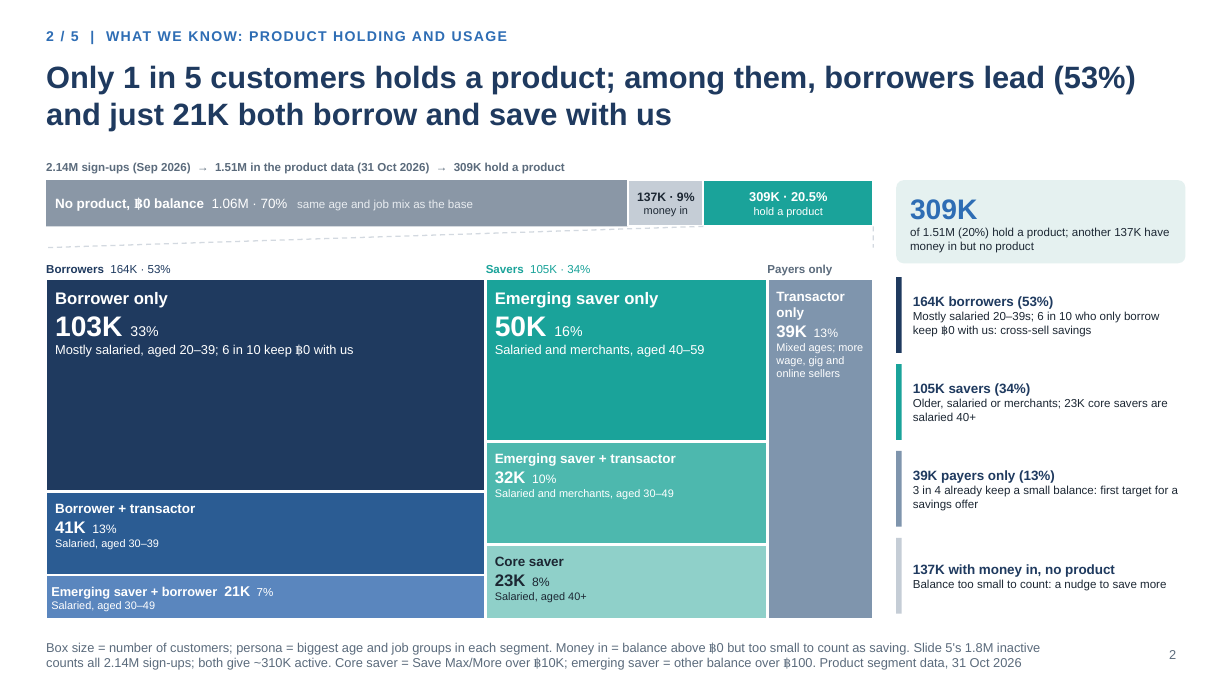
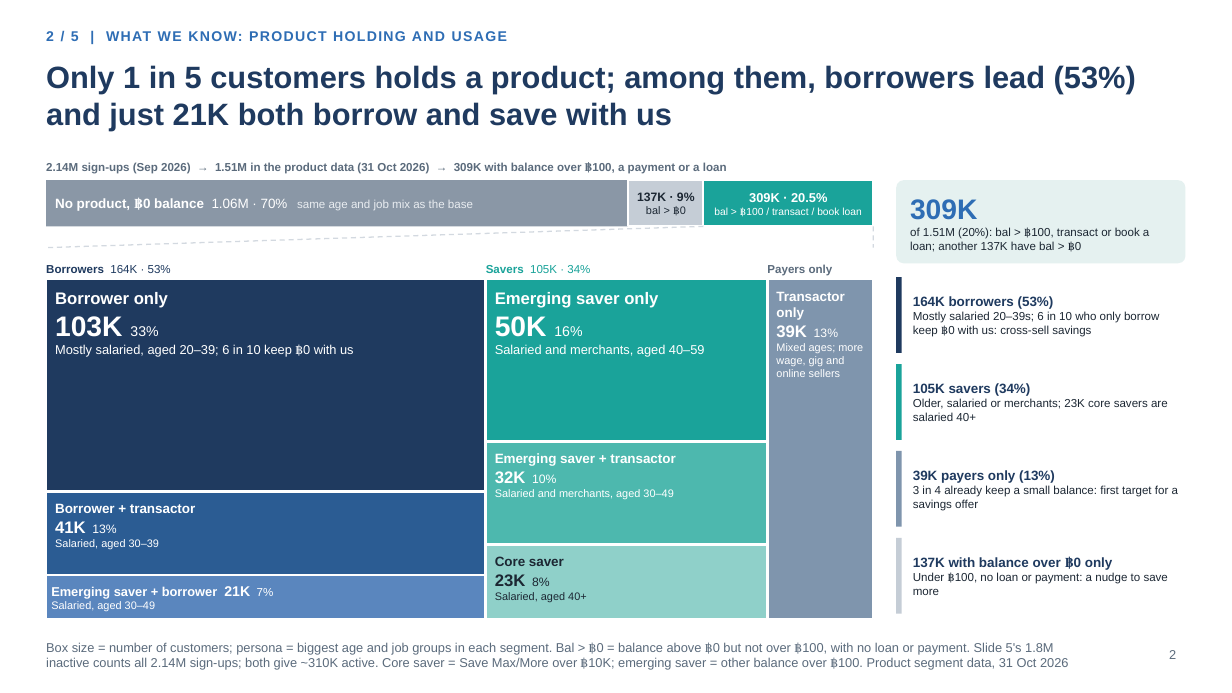
Before and after one commit to hweisim/claude_code, a slide deck: slide 2 of clicx_insights/CLICX_2027_Board_Storyline.pptx. Drawn at 1232x693 pixels with LibreOffice and Linux fonts; fonts in the diff are those of the drawing; background and template pictures are left out. Boxes give left, top, right and bottom in pixels: in the first picture for what was removed or moved away, otherwise in the second. Text is boxed around its words. In the diff, an @@ line names an element or a change of style, - is before the commit and + after.

```diff
--- a/clicx_insights/CLICX_2027_Board_Storyline.pptx
+++ b/clicx_insights/CLICX_2027_Board_Storyline.pptx
@@ text at <box>46,162,727,174</box>: text changed @@
-2.14M sign-ups (Sep 2026) → 1.51M in the product data (31 Oct 2026) → 309K hold a product
+2.14M sign-ups (Sep 2026) → 1.51M in the product data (31 Oct 2026) → 309K with balance over ฿100, a payment or a loan
@@ text in rectangle at <box>646,206,686,215</box>: text changed @@
-money in
+bal > ฿0
@@ text in rectangle at <box>714,207,861,217</box>: text changed; size 8.5 to 8 pt @@
-hold a product
+bal > ฿100 / transact / book loan
@@ text at <box>910,227,1149,252</box>: text changed @@
-of 1.51M (20%) hold a product; another 137K have money in but no product
+of 1.51M (20%): bal > ฿100, transact or book a loan; another 137K have bal > ฿0
@@ text at <box>913,556,1168,595</box>: text changed @@
-137K with money in, no product
-Balance too small to count: a nudge to save more
+137K with balance over ฿0 only
+Under ฿100, no loan or payment: a nudge to save more
@@ text at <box>46,642,1068,670</box>: text changed @@
-Box size = number of customers; persona = biggest age and job groups in each segment. Money in = balance above ฿0 but too small to count as saving. Slide 5's 1.8M inactive counts all 2.14M sign-ups; both give ~310K active. Core saver = Save Max/More over ฿10K; emerging saver = other balance over ฿100. Product segment data, 31 Oct 2026
+Box size = number of customers; persona = biggest age and job groups in each segment. Bal > ฿0 = balance above ฿0 but not over ฿100, with no loan or payment. Slide 5's 1.8M inactive counts all 2.14M sign-ups; both give ~310K active. Core saver = Save Max/More over ฿10K; emerging saver = other balance over ฿100. Product segment data, 31 Oct 2026
```
Also in this commit, not shown: 2 other files.
